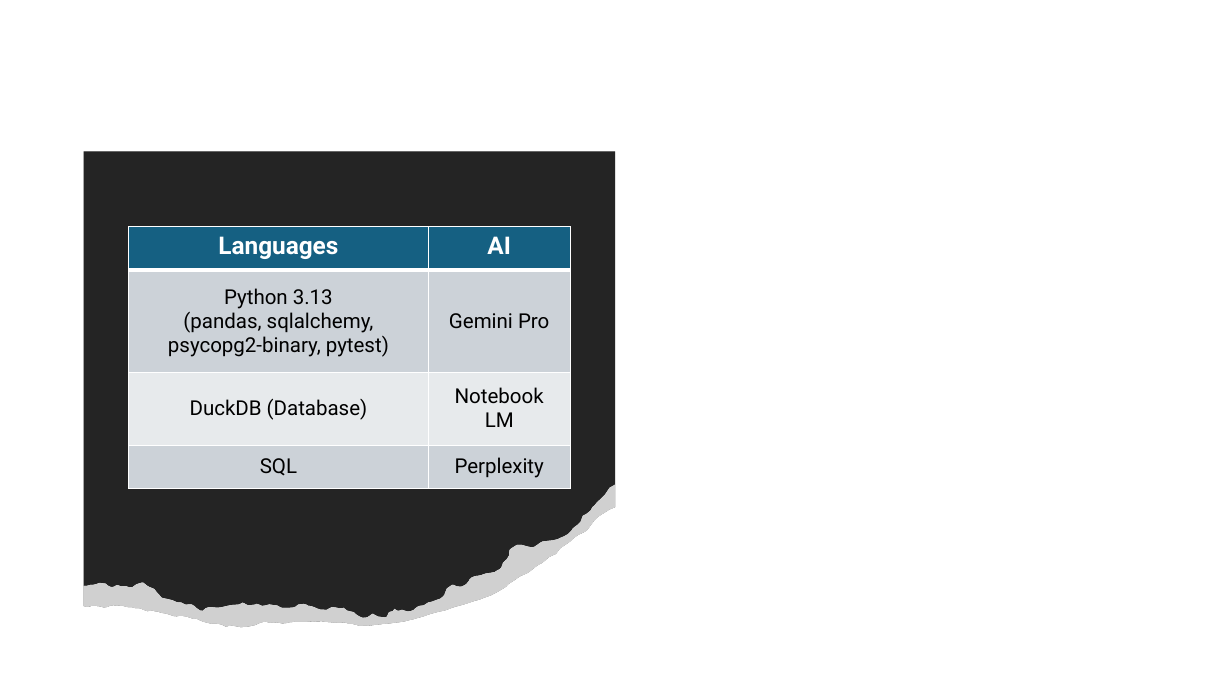
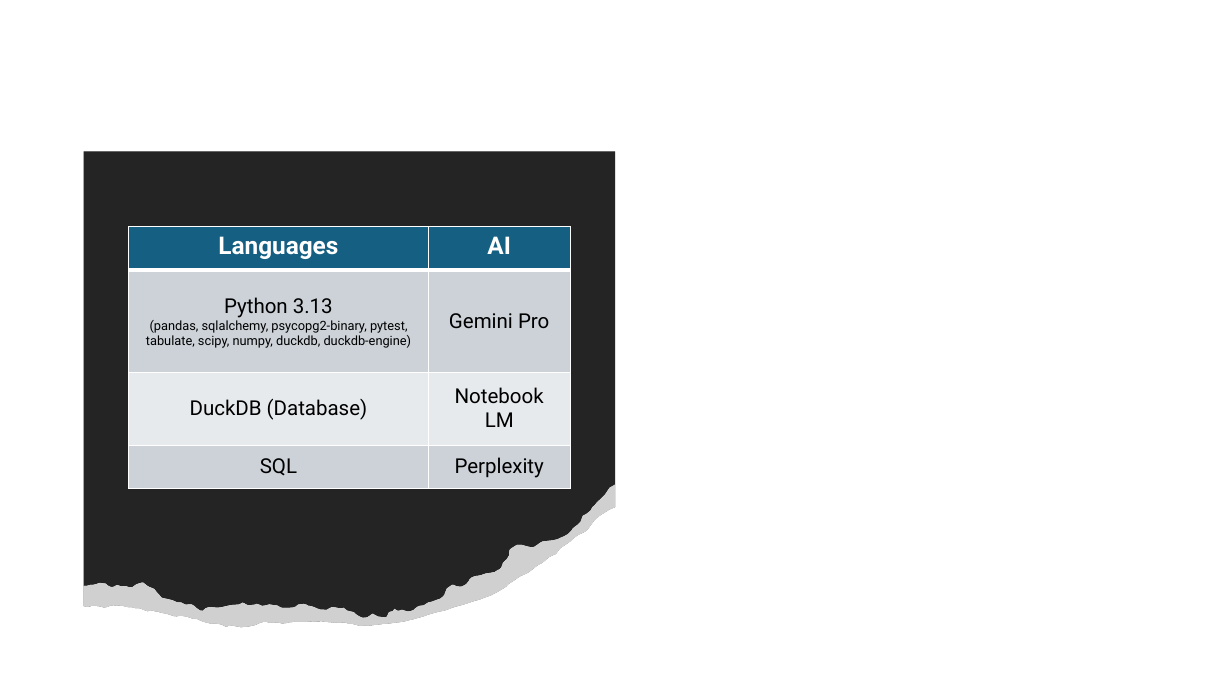
Before and after one commit to BensonJT/data_eng_exercise, a slide deck: slide 13 of Data Migration Analysis.pptx. Drawn at 1232x693 pixels with LibreOffice and Linux fonts; fonts in the diff are those of the drawing; grey boxes stand for pictures. Boxes give left, top, right and bottom in pixels: in the first picture for what was removed or moved away, otherwise in the second. Text is boxed around its words. In the diff, an @@ line names an element or a change of style, - is before the commit and + after.

```diff
--- a/Data Migration Analysis.pptx
+++ b/Data Migration Analysis.pptx
@@ table at [128, 227, 569, 489] @@
-row 2, column 1: Python 3.13 (pandas, sqlalchemy, psycopg2-binary, pytest)
+row 2, column 1: Python 3.13 (pandas, sqlalchemy, psycopg2-binary, pytest, tabulate, scipy, numpy, duckdb, duckdb-engine)
```
Also in this commit, not shown: 1 other slide changed, 15 other files.
